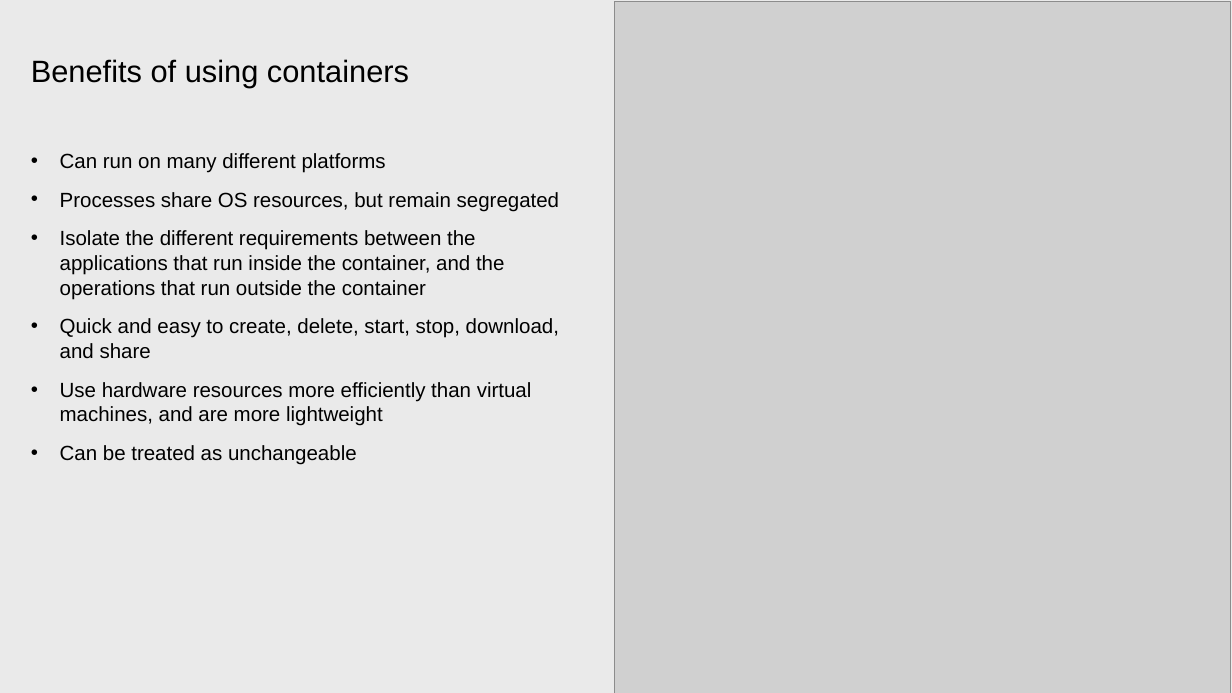
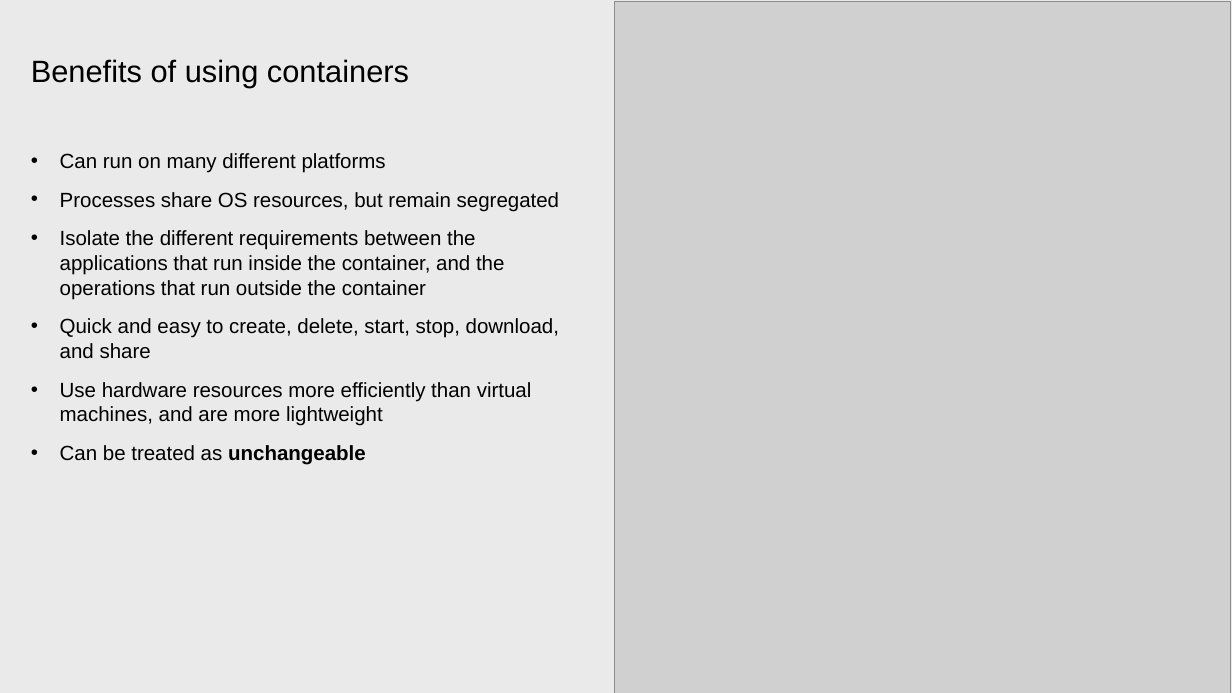
Before and after one commit to ibm-cloud-architecture/icp-operations, a slide deck: slide 8 of Training/Containers and Docker_MI.pptx. Drawn at 1232x693 pixels with LibreOffice and Linux fonts; fonts in the diff are those of the drawing; grey boxes stand for pictures. Boxes give left, top, right and bottom in pixels: in the first picture for what was removed or moved away, otherwise in the second. Text is boxed around its words. In the diff, an @@ line names an element or a change of style, - is before the commit and + after.

```diff
--- a/Training/Containers and Docker_MI.pptx
+++ b/Training/Containers and Docker_MI.pptx
@@ text at box(60, 445, 366, 465): bold on in "unchangeable" @@
```
Also in this commit, not shown: 1 other slide changed, 3 other files.
